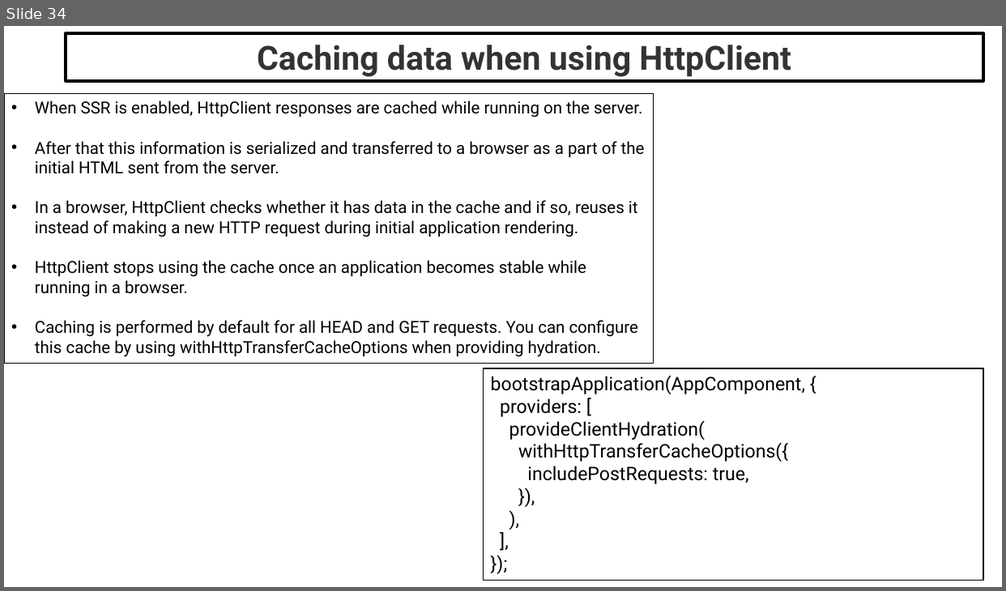
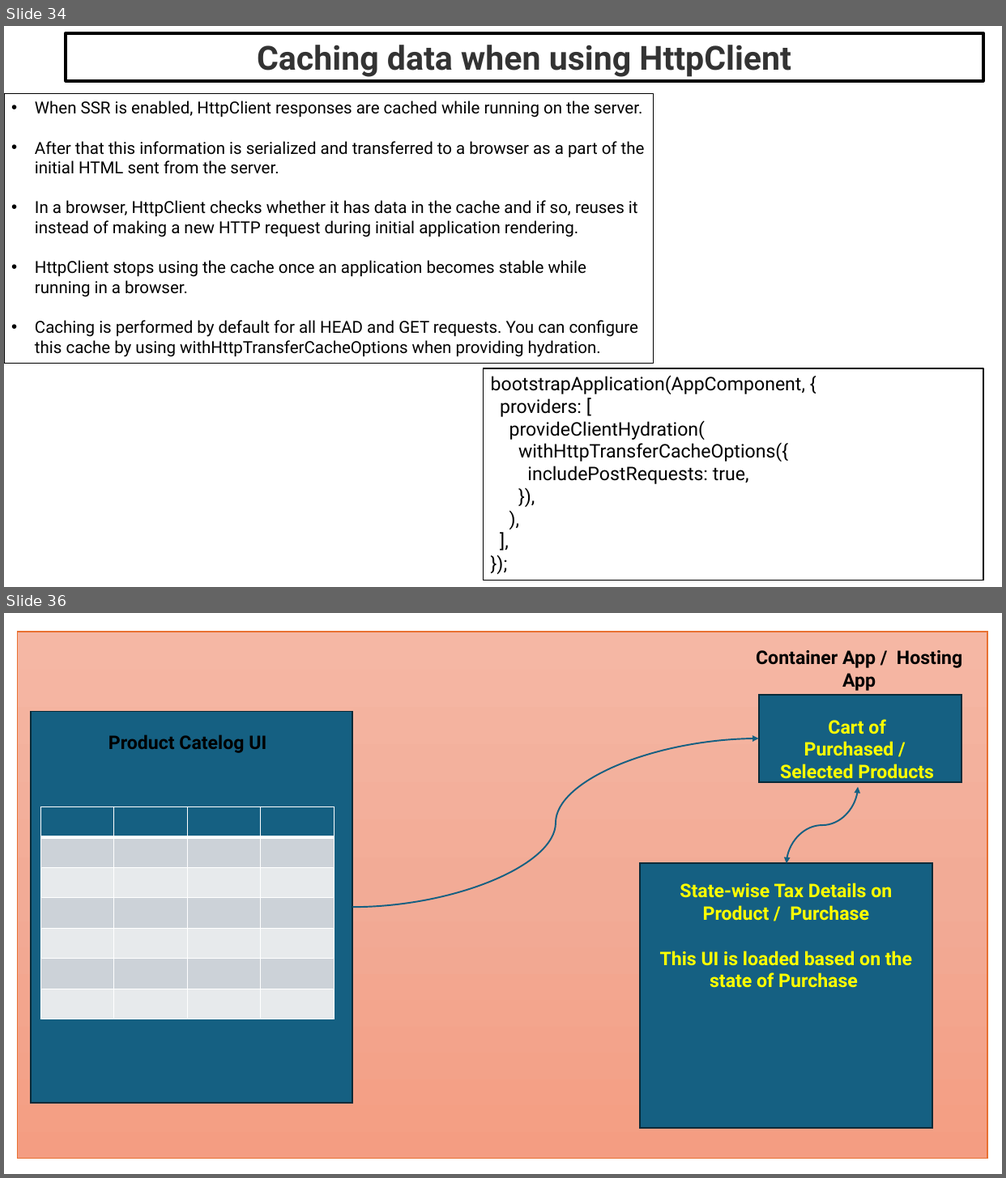
Before and after one commit to maheshsabnis/ng17guard, a slide deck: my-ng-app/Angular_Training_Images.pptx. Shown one above the other, each under a label of ours: slide 34 before the commit, slides 34 and 36 after it; the slides between them are not shown. The pictures are 1006x591 and 1006x1178 pixels, drawn with LibreOffice and Linux fonts; fonts in the diff are those of the drawing. Boxes give left, top, right and bottom in pixels: in the first picture for what was removed or moved away, otherwise in the second. Text is boxed around its words. In the diff, an @@ line names an element or a change of style, - is before the commit and + after.

```diff
--- a/my-ng-app/Angular_Training_Images.pptx
+++ b/my-ng-app/Angular_Training_Images.pptx
@@ slide 36 added at box(4, 613, 1002, 1174), background #FFFFFF @@
@@ rectangle added at box(18, 632, 987, 1159), fill gradient #F5B8A5 to #F2AB96 to #F59E82, outline #E97132 1 pt @@
@@ text added at box(756, 650, 962, 691), 18 pt, text #000000, bold @@
+Container App / Hosting App
@@ rectangle added at box(759, 696, 961, 782), fill #156082, outline #092A39 1.5 pt @@
@@ rectangle added at box(31, 711, 353, 1102), fill #156082, outline #092A39 1.5 pt @@
@@ text added at box(780, 719, 934, 782), 18 pt, text #FFFF00, bold @@
+Cart of Purchased / Selected Products
@@ text added at box(108, 735, 266, 753), 18 pt, text #000000, bold @@
+Product Catelog UI
@@ curved arrow added from (353, 907) to (759, 739), #156082 1.5 pt @@
@@ table added at box(40, 807, 334, 1020), 7 rows, 4 columns @@
+ |  |  | 
+ |  |  | 
+ |  |  | 
+ |  |  | 
+ |  |  | 
+ |  |  | 
+ |  |  | 
@@ curved double arrow added from (859, 786) to (786, 864), #156082 1.5 pt @@
@@ rectangle added at box(641, 864, 933, 1128), fill #156082, outline #092A39 1.5 pt @@
@@ text added at box(660, 883, 912, 988), 18 pt, text #FFFF00, bold @@
+State-wise Tax Details on Product / Purchase
+This UI is loaded based on the state of Purchase
```
Also in this commit, not shown: 3 other slides added, 29 other files.
